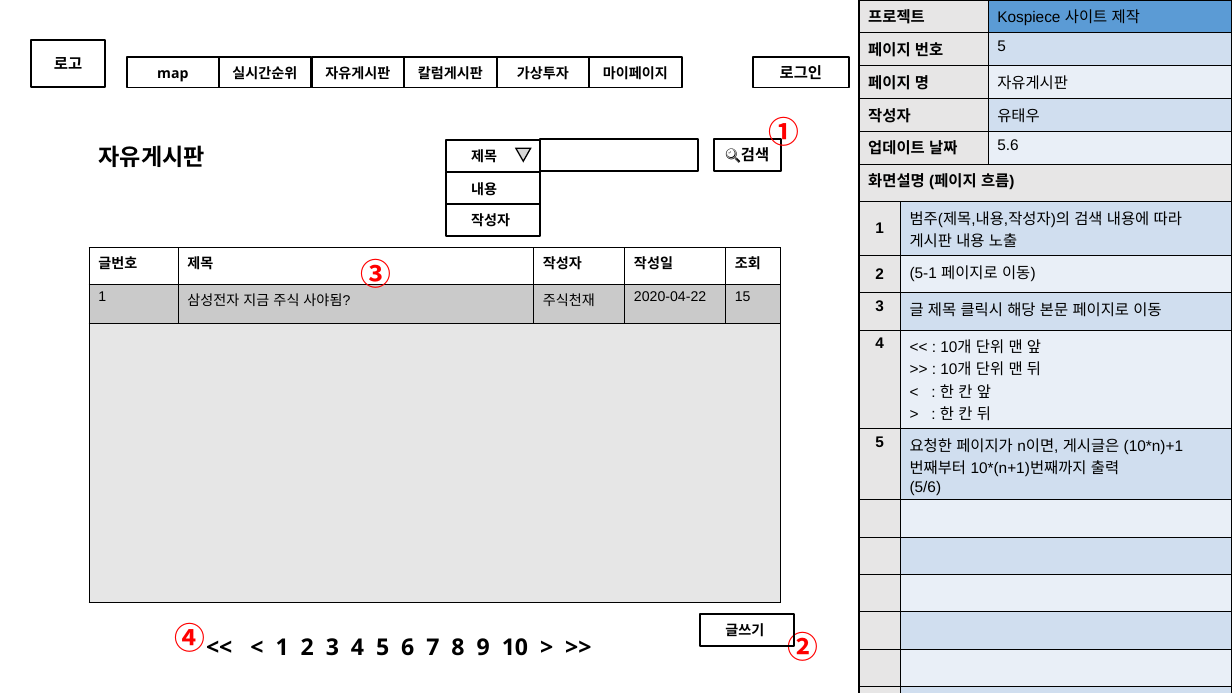
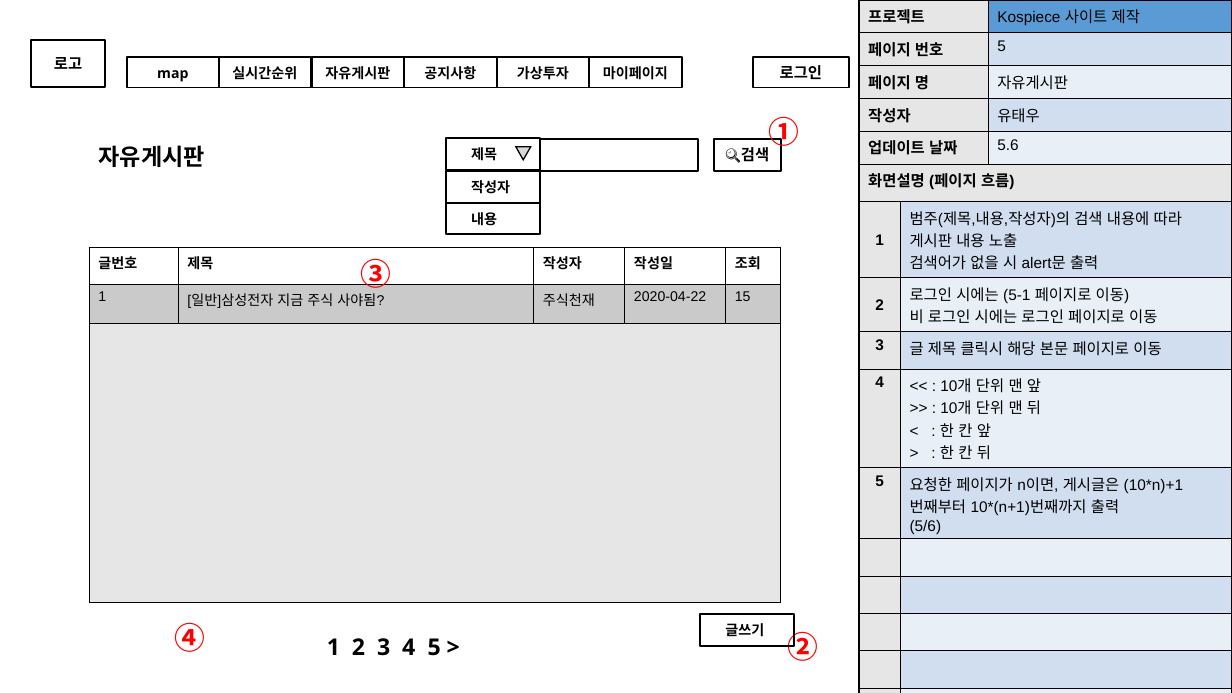
Before and after one commit to aa991102/kospiece, a slide deck: slide 29 of PersonalFolder/modeling/코스피스-스토리보드-통합.pptx. Drawn at 1232x693 pixels with LibreOffice and Linux fonts; fonts in the diff are those of the drawing. Boxes give left, top, right and bottom in pixels: in the first picture for what was removed or moved away, otherwise in the second. Text is boxed around its words. In the diff, an @@ line names an element or a change of style, - is before the commit and + after.

```diff
--- a/PersonalFolder/modeling/코스피스-스토리보드-통합.pptx
+++ b/PersonalFolder/modeling/코스피스-스토리보드-통합.pptx
@@ text in rectangle at (424,66,476,80): text changed @@
-칼럼게시판
+공지사항
@@ rectangle "작성자": place and size @@
-rectangle "작성자" at (446,204,541,237)
+rectangle "작성자" at (446,171,541,203)
@@ table at (860,165,1232,693) @@
-row 2, column 2: 범주(제목,내용,작성자)의 검색 내용에 따라 / 게시판 내용 노출
+row 2, column 2: 범주(제목,내용,작성자)의 검색 내용에 따라 / 게시판 내용 노출 / 검색어가 없을 시 alert문 출력
-row 3, column 2: (5-1 페이지로 이동)
+row 3, column 2: 로그인 시에는 (5-1 페이지로 이동) / 비 로그인 시에는 로그인 페이지로 이동
@@ rectangle "내용": place and size @@
-rectangle "내용" at (446,173,541,205)
+rectangle "내용" at (446,202,541,235)
@@ table at (90,248,782,604) @@
-row 2, column 2: 삼성전자 지금 주식 사야됨?
+row 2, column 2: [일반]삼성전자 지금 주식 사야됨?
@@ text at (327,638,441,656): text changed @@
-<< < 1 2 3 4 5 6 7 8 9 10 > >>
+1 2 3 4 5 >
```
Also in this commit, not shown: 11 other slides changed, 8 other files.
